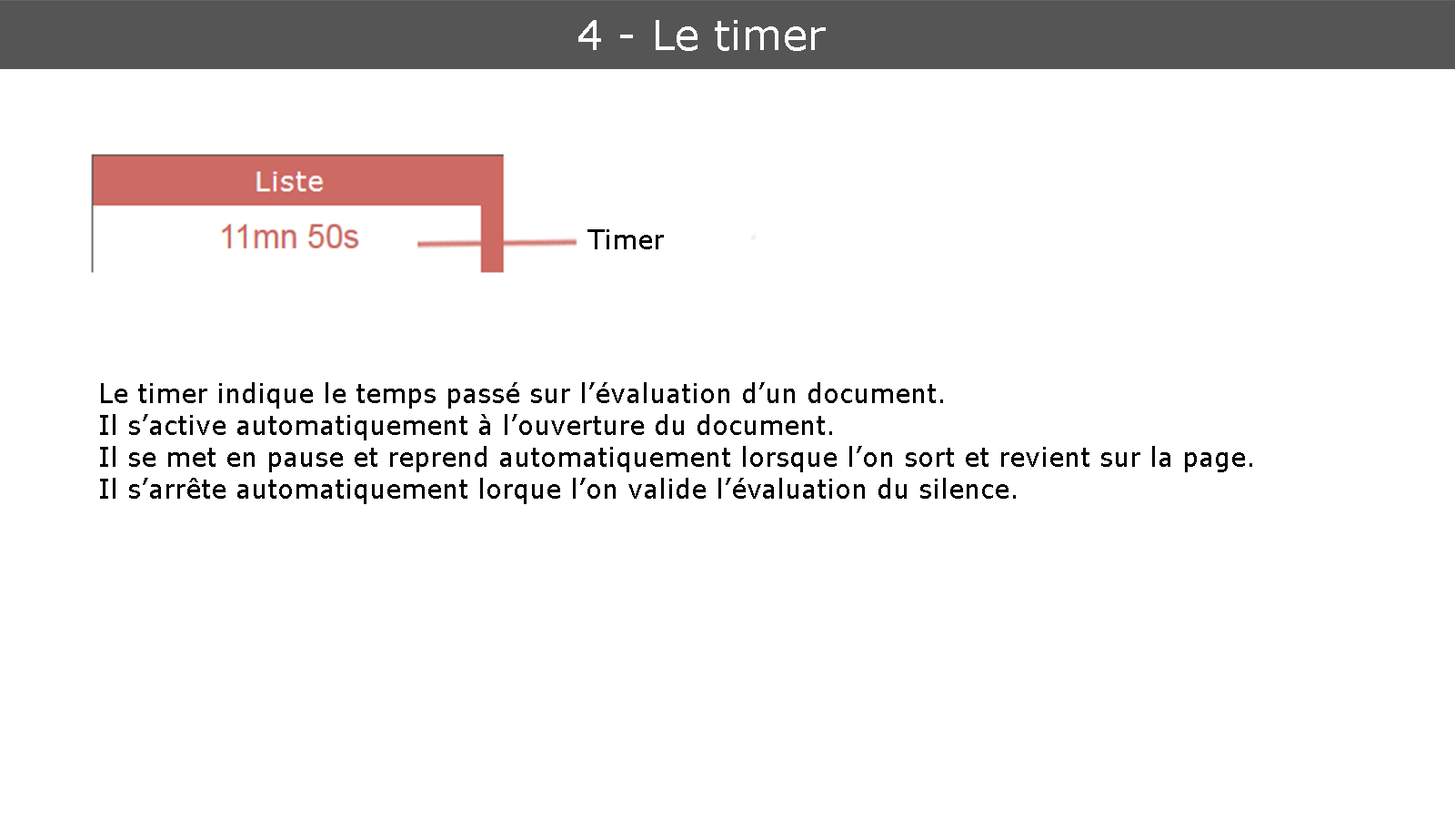
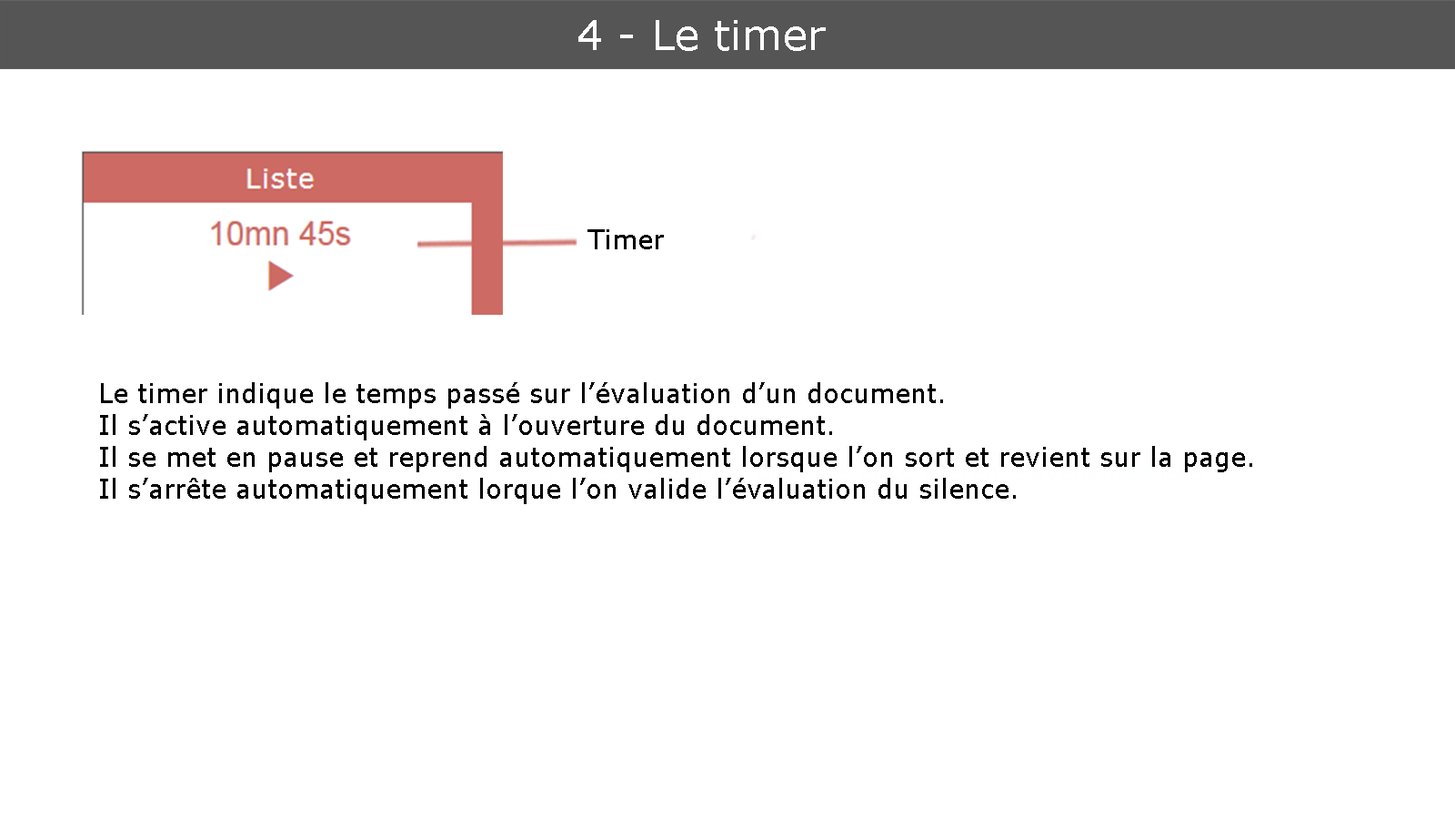
The second 1455 × 819 image is a revision of the first. Changes to its layers:
hid "timerListe" over [84,150,505,287]
added layer "timer" above "blanc" over [80,150,503,315]
